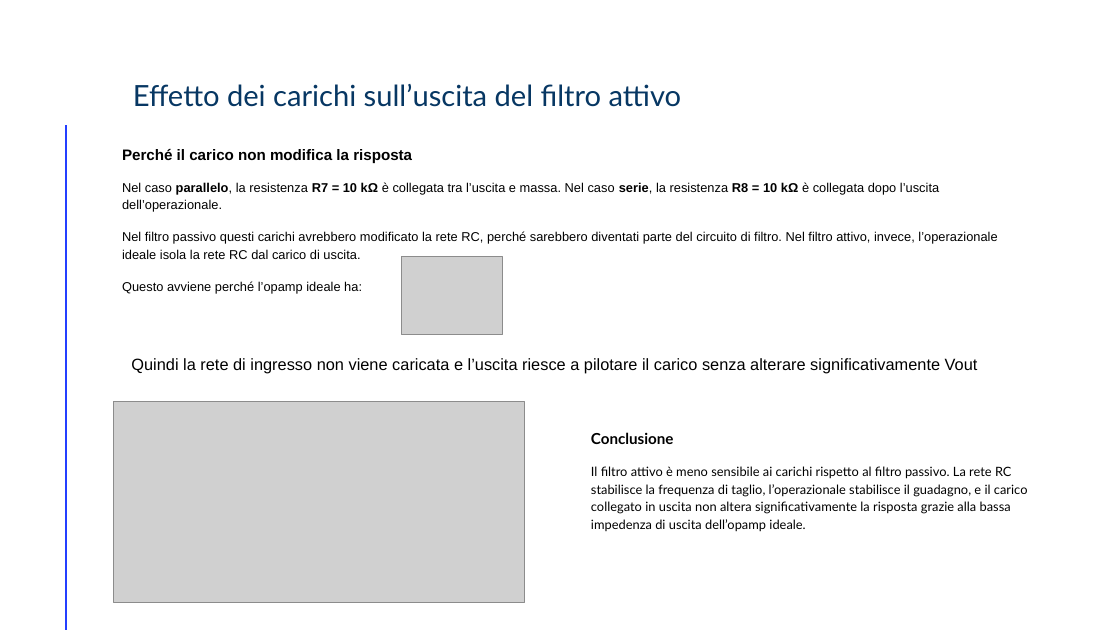
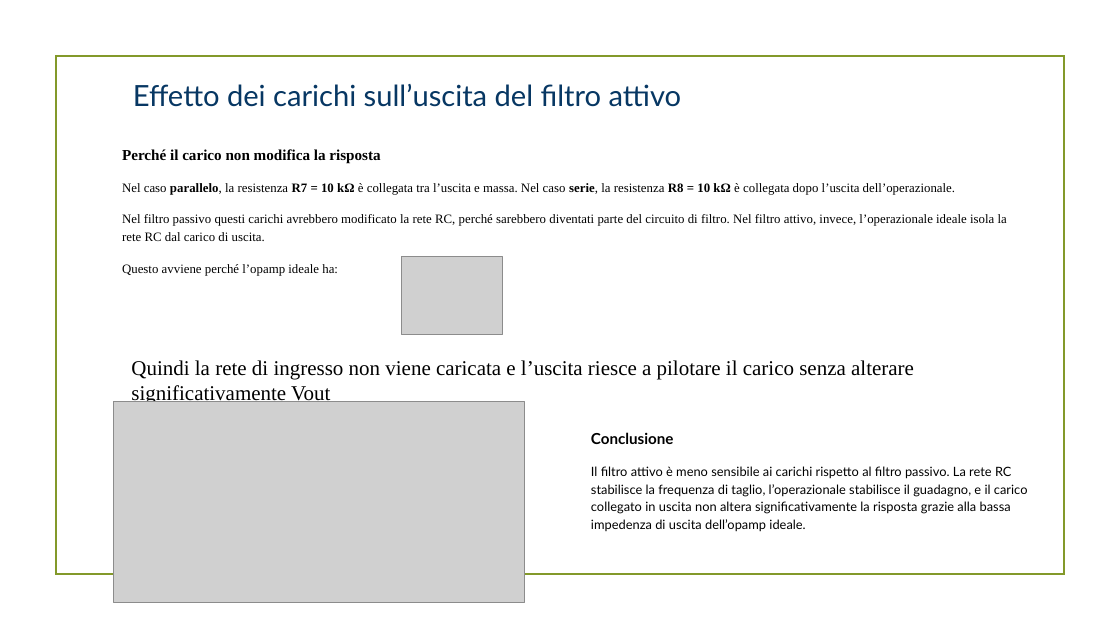
Before and after one commit to RiccardoSC2050/Progetto-sistemi-elettronici, a slide deck: slide 52 of presentazione/demoCompleta.pptx (slide 43 before the commit). Drawn at 1120x630 pixels with LibreOffice and Linux fonts; fonts in the diff are those of the drawing; grey boxes stand for pictures; background and template pictures are left out. Boxes give left, top, right and bottom in pixels: in the first picture for what was removed or moved away, otherwise in the second. Text is boxed around its words. In the diff, an @@ line names an element or a change of style, - is before the commit and + after.

Commit message:
completamento presentazione
nuovo design

```diff
--- a/presentazione/demoCompleta.pptx
+++ b/presentazione/demoCompleta.pptx
@@ rectangle added at (x1=55, y1=56, x2=1064, y2=575), outline #83992A 1.25 pt @@
@@ line removed from (66, 126) to (66, 630) @@
@@ text "Perché il carico non modifica ..." at (x1=122, y1=148, x2=1007, y2=276): font Arial to Times New Roman @@
@@ text "Quindi la rete di ingresso ..." at (x1=131, y1=360, x2=914, y2=380): size 14 to 18 pt, font Arial to Times New Roman @@
```
Also in this commit, not shown: 57 other slides changed, 13 slides added, 3 slides removed, 13 other files.
